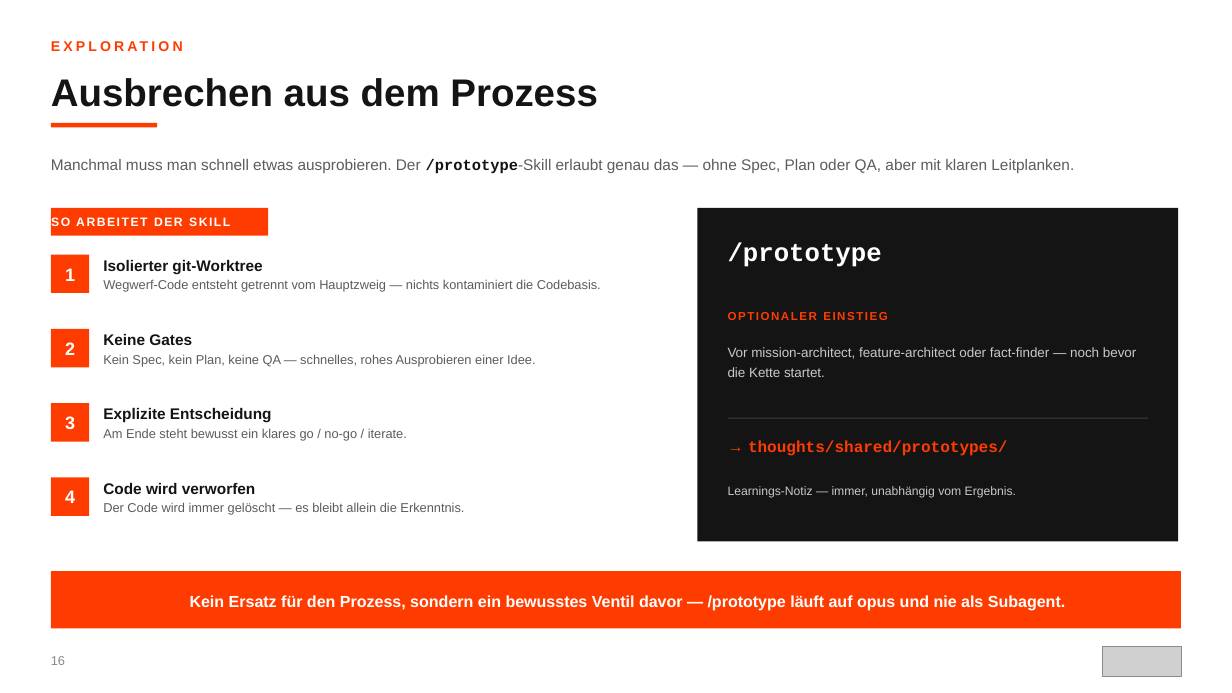
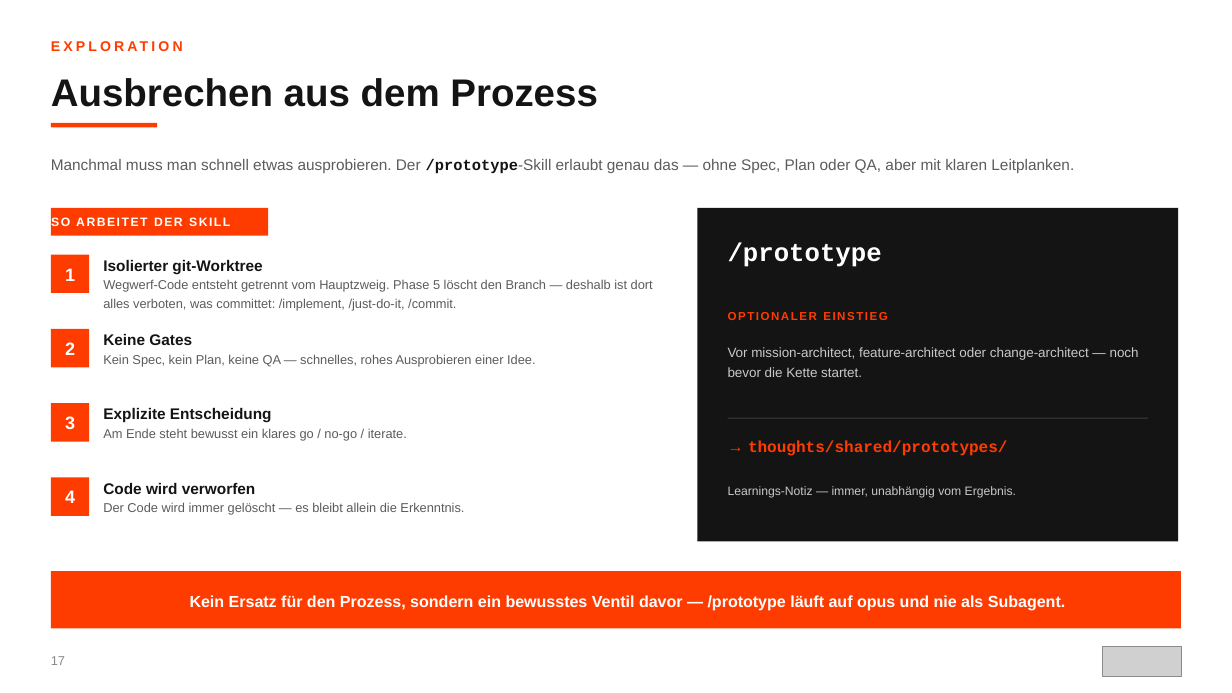
Before and after one commit to scameronde/rpi-qpi, a slide deck: slide 17 of presentation/ORBIT.pptx (slide 16 before the commit). Drawn at 1232x693 pixels with LibreOffice and Linux fonts; fonts in the diff are those of the drawing; grey boxes stand for pictures. Boxes give left, top, right and bottom in pixels: in the first picture for what was removed or moved away, otherwise in the second. Text is boxed around its words. In the diff, an @@ line names an element or a change of style, - is before the commit and + after.

```diff
--- a/presentation/ORBIT.pptx
+++ b/presentation/ORBIT.pptx
@@ text at (103, 279, 653, 311): text changed @@
-Wegwerf-Code entsteht getrennt vom Hauptzweig — nichts kontaminiert die Codebasis.
+Wegwerf-Code entsteht getrennt vom Hauptzweig. Phase 5 löscht den Branch — deshalb ist dort alles verboten, was committet: /implement, /just-do-it, /commit.
@@ text at (728, 347, 1139, 377): text changed @@
-Vor mission-architect, feature-architect oder fact-finder — noch bevor die Kette startet.
+Vor mission-architect, feature-architect oder change-architect — noch bevor die Kette startet.
@@ text at (51, 656, 65, 665): text changed @@
-16
+17
```
Also in this commit, not shown: 16 other slides changed, 1 slide added.
